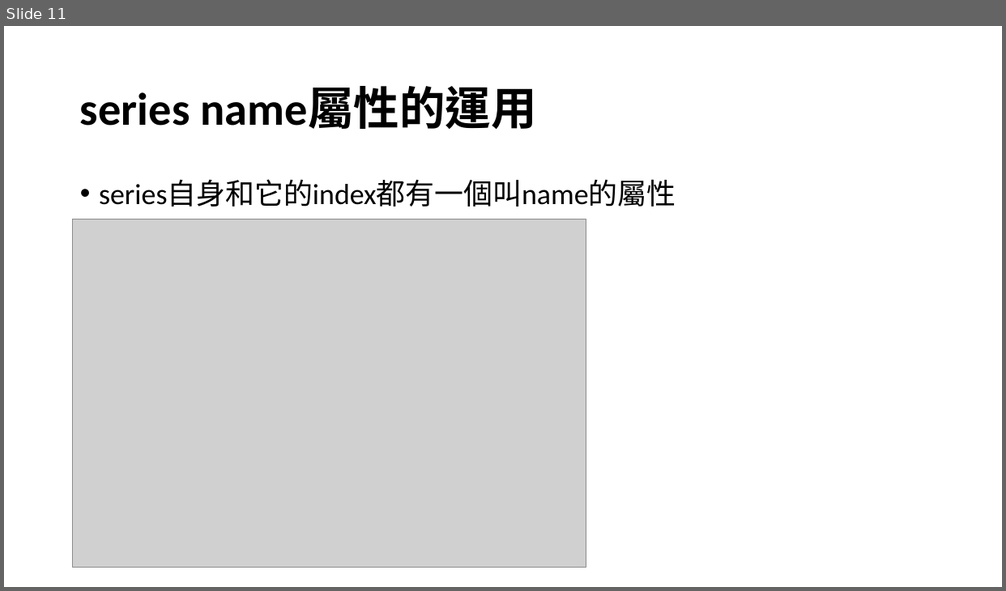
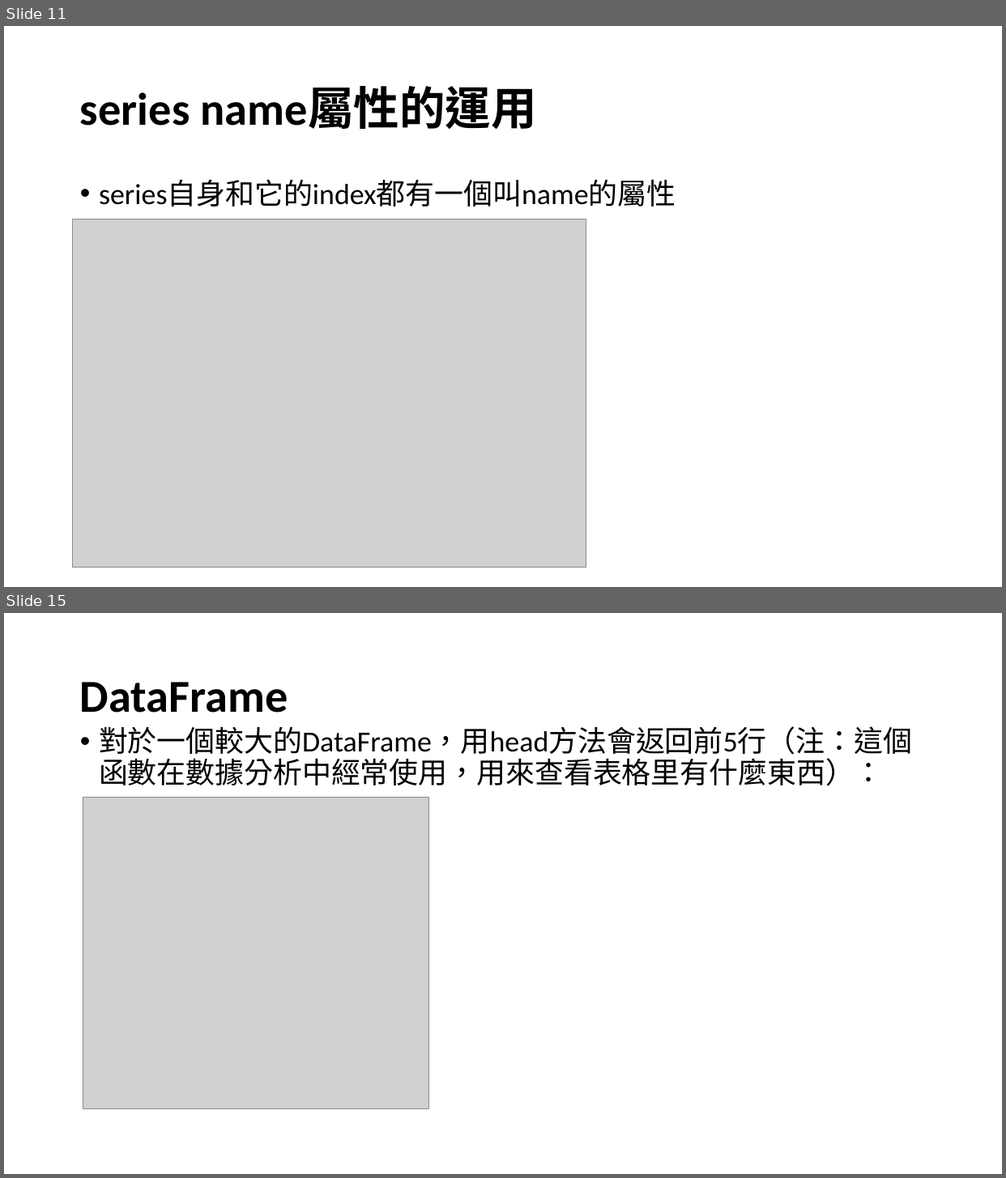
Before and after one commit to yukai920722/2022-ksu-11002, a slide deck: 4100E104_pandas_20220316_A.pptx. Shown one above the other, each under a label of ours: slide 11 before the commit, slides 11 and 15 after it; the slides between them are not shown. The pictures are 1006x591 and 1006x1178 pixels, drawn with LibreOffice and Linux fonts; fonts in the diff are those of the drawing; grey boxes stand for pictures. Boxes give left, top, right and bottom in pixels: in the first picture for what was removed or moved away, otherwise in the second. Text is boxed around its words. In the diff, an @@ line names an element or a change of style, - is before the commit and + after.

```diff
--- a/4100E104_pandas_20220316_A.pptx
+++ b/4100E104_pandas_20220316_A.pptx
@@ slide 15 added at bbox=[4, 613, 1002, 1174], background #FFFFFF @@
@@ title added at bbox=[80, 682, 288, 713], 44 pt, text #000000, bold @@
+DataFrame
@@ text added at bbox=[99, 726, 912, 786], 28 pt, text #000000 @@
+• 對於一個較大的DataFrame，用head方法會返回前5行（注：這個函數在數據分析中經常使用，用來查看表格里有什麼東西）：
@@ picture added at bbox=[83, 797, 429, 1110] @@
```
Also in this commit, not shown: 2 slides changed, 20 other slides added, 14 other files.
